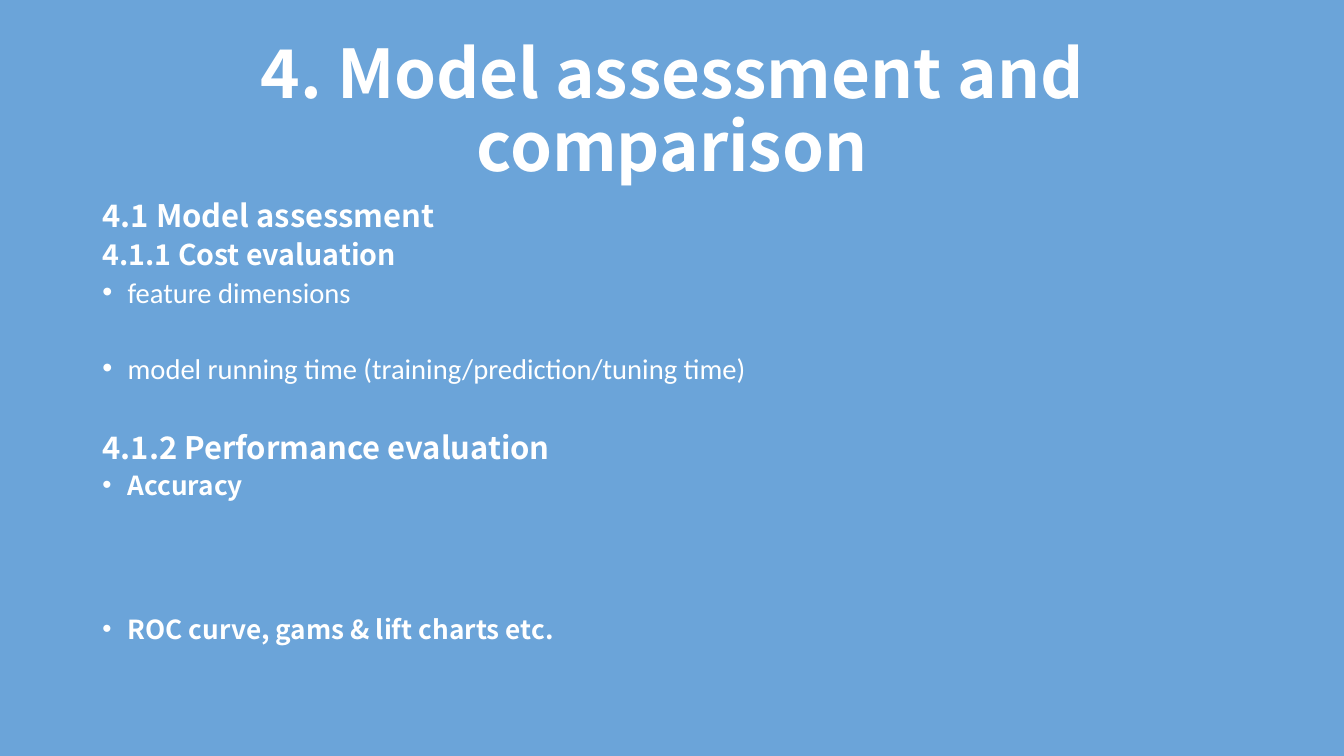
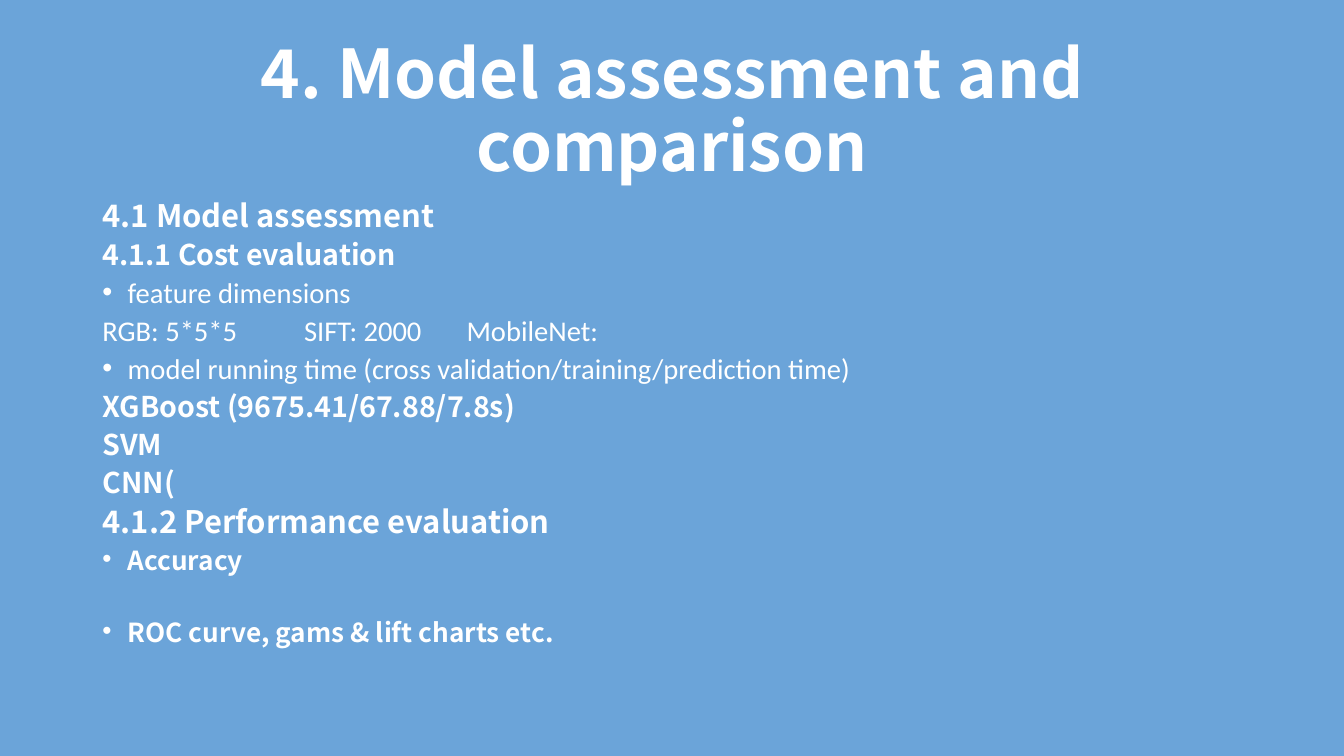
Before and after one commit to TZstatsADS/Spring2018-Project3-Group4, a slide deck: slide 10 of doc/model selection and evaluation.pptx. Drawn at 1344x756 pixels with LibreOffice and Linux fonts; fonts in the diff are those of the drawing. Boxes give left, top, right and bottom in pixels: in the first picture for what was removed or moved away, otherwise in the second. Text is boxed around its words. In the diff, an @@ line names an element or a change of style, - is before the commit and + after.

Commit message:
pre

```diff
--- a/doc/model selection and evaluation.pptx
+++ b/doc/model selection and evaluation.pptx
@@ text at (x1=102, y1=320, x2=850, y2=499): text changed @@
-• model running time (training/prediction/tuning time)
+RGB: 5*5*5 SIFT: 2000 MobileNet:
+• model running time (cross validation/training/prediction time)
+XGBoost (9675.41/67.88/7.8s)
+SVM
+CNN(
```
Also in this commit, not shown: 3 other slides changed, 1 slide removed.
